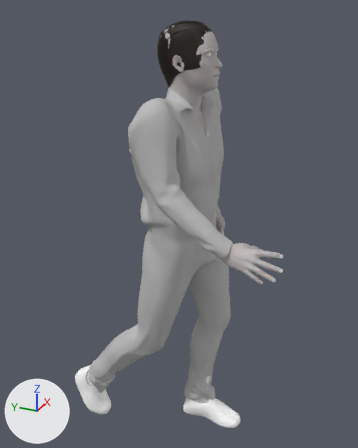
The Blender file tools/blender-test/out/anim.blend: old version first, new version second.
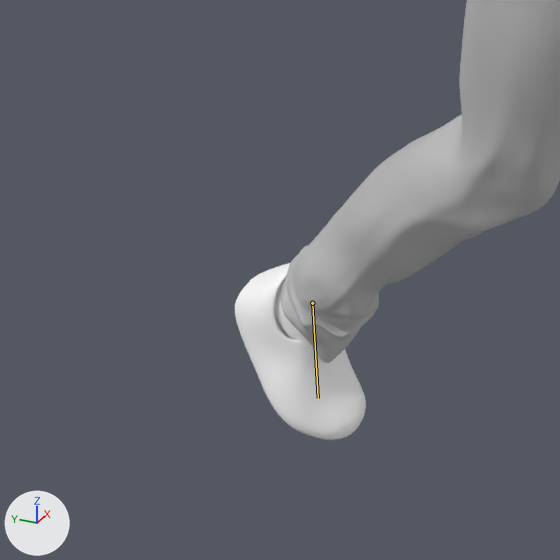
There are two pictures of each version: one whole from a 50 mm camera at (-1.599, -3.546, 1.783) aimed at (0.073, -2.794, 0.947), one close up on the part from 3% to 46% of the width and 65% to 100% of the height. Arrows for +X, +Y and +Z are at lower left; the lights stay in place. The older version's two pictures come first. Both versions are drawn at frame 59 of the action 'Human.rigAction'; the numbers are the values there. The bones that change are drawn over the model as lines in the close-ups.

The first close-up shows 'Human.male_casualsuit01', 'Human.shoes02'.
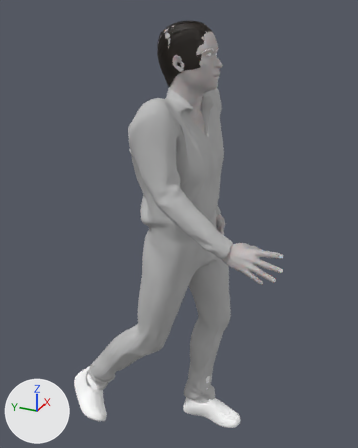
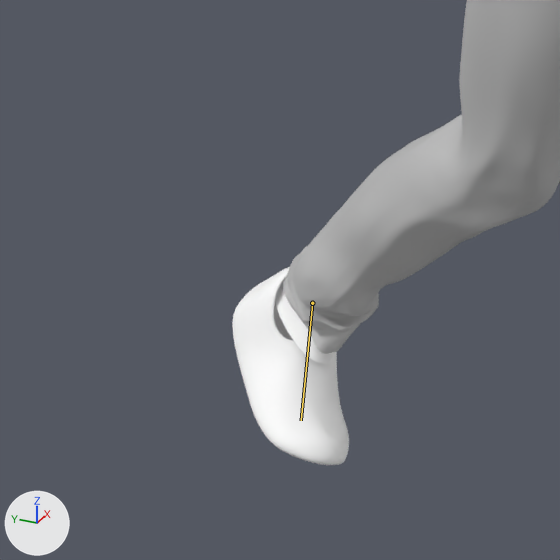
What the commit changed:
Bone 'RightFoot' (bone_rightfoot) turns from (29, -2, 3) to (-1, -13, 48) degrees about its own x, y and z.

Pixel boxes (x1, y1, x2, y2) of what changed, in the close-ups (560 x 560 px):
'Human.male_casualsuit01', posed
    before: (280, 0, 560, 363)
    after: (283, 0, 560, 354)
'Human.shoes02', posed
    before: (235, 263, 366, 440)
    after: (232, 267, 349, 465)
bone 'RightFoot', root to tip
    before: (312, 303) to (318, 398)
    after: (312, 303) to (301, 420)
